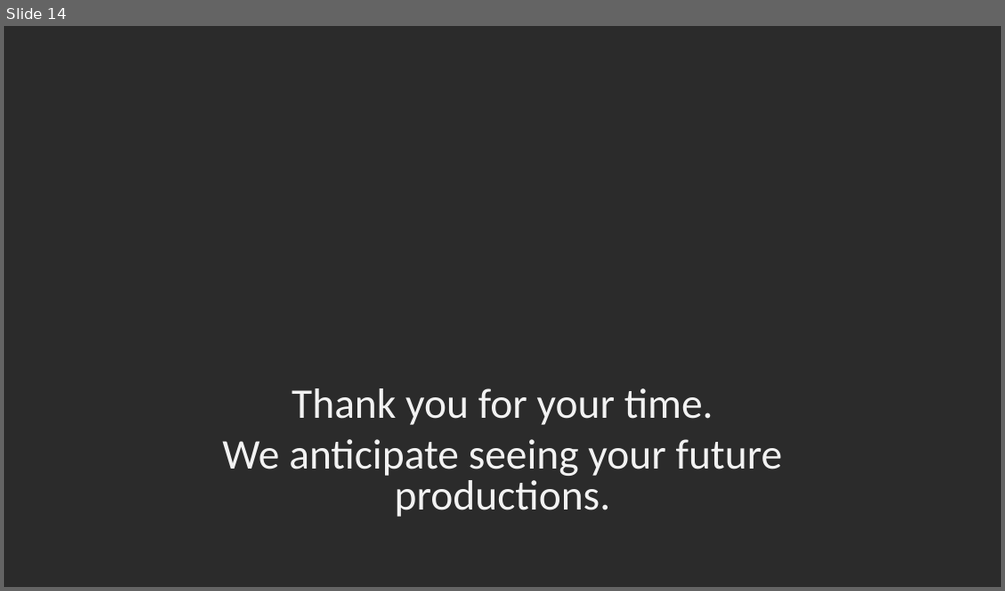
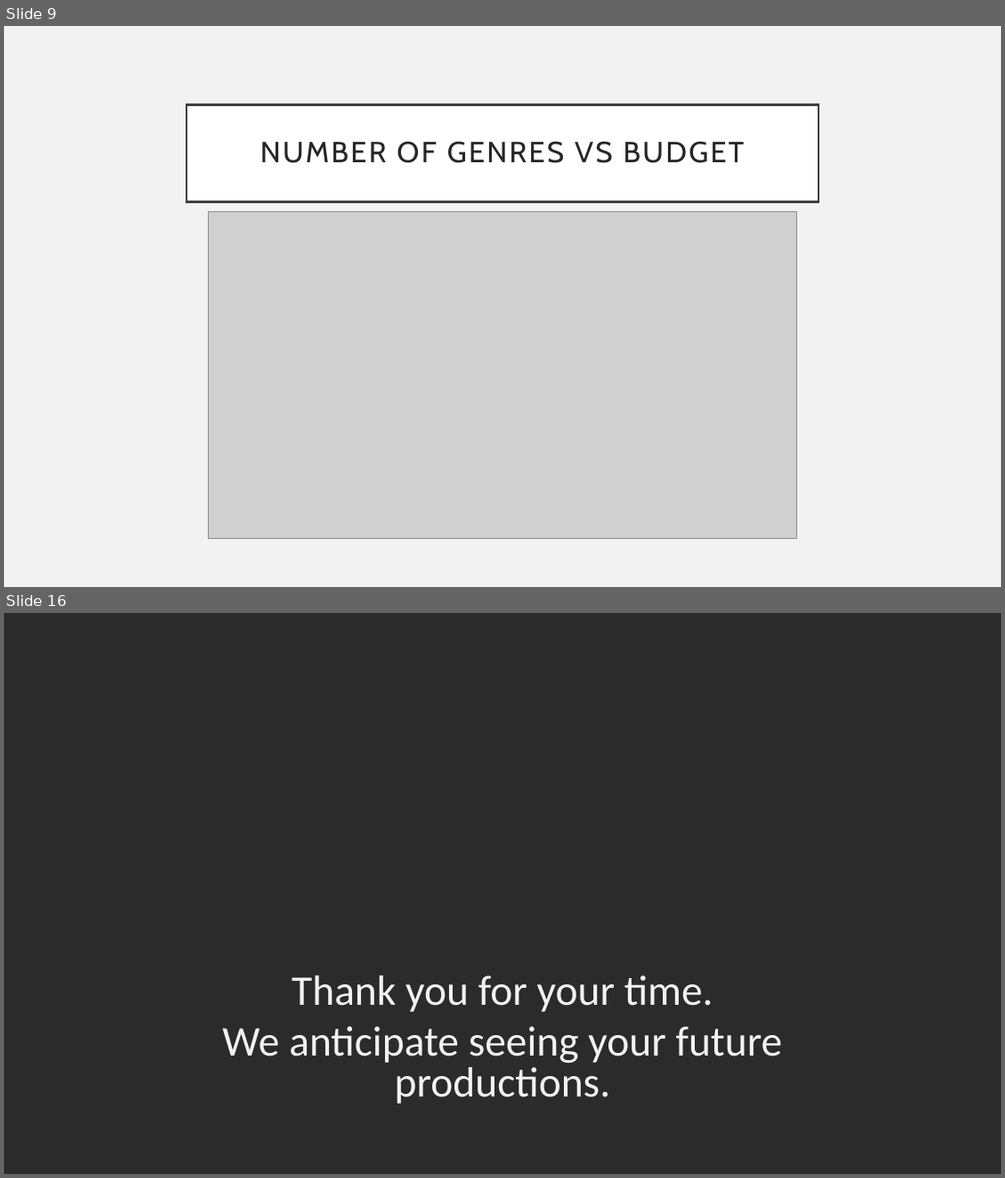
Before and after one commit to conlpate/dsc-mod-1-project-v2-1-onl01-dtsc-pt-052620, a slide deck: Presentation.pptx. Shown one above the other, each under a label of ours: slide 14 before the commit, slides 9 and 16 after it; the slides between them are not shown. The pictures are 1005x591 and 1005x1178 pixels, drawn with LibreOffice and Linux fonts; fonts in the diff are those of the drawing; grey boxes stand for pictures; background and template pictures are left out; a plain dark background stands for a picture behind light text. Boxes give left, top, right and bottom in pixels: in the first picture for what was removed or moved away, otherwise in the second. Text is boxed around its words. In the diff, an @@ line names an element or a change of style, - is before the commit and + after.

```diff
--- a/Presentation.pptx
+++ b/Presentation.pptx
@@ slide 9 added at (4, 26, 1001, 587), background #F2F2F2 @@
@@ title added at (186, 104, 818, 201), fill #FFFFFF, outline #404040 2.5 pt, 28 pt, text #262626 @@
+NUMBER OF GENRES VS BUDGET
@@ picture added at (208, 211, 797, 539) @@
@@ what was slide 14 is now slide 16 @@
```
Also in this commit, not shown: 3 slides changed, 9 other slides added, 8 slides removed, 11 other files.
